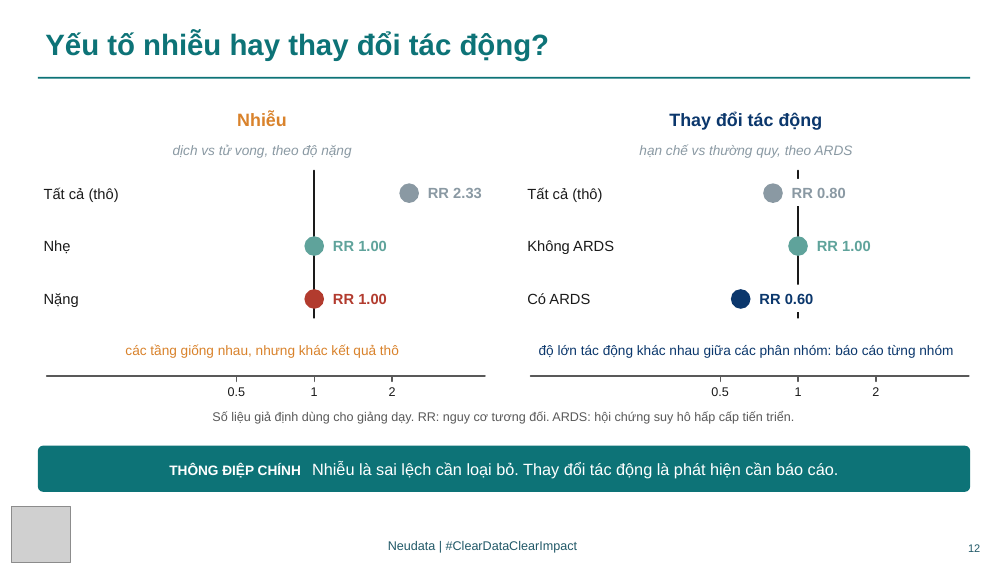
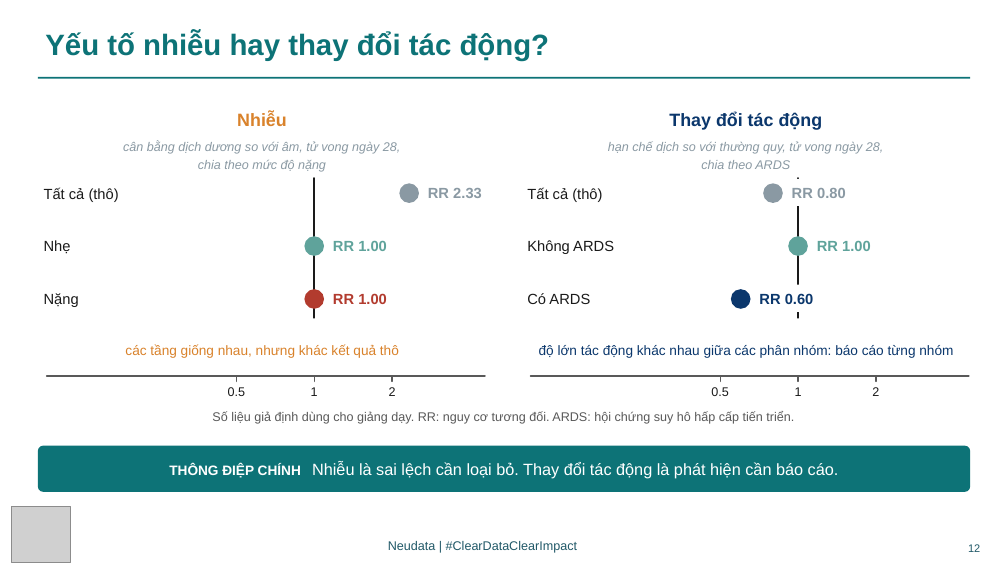
Before and after one commit to neu-data/FoundationsofClinicalResearch, a slide deck: slide 12 of vi/files/slides/Session_4_VN.pptx. Drawn at 1008x567 pixels with LibreOffice and Linux fonts; fonts in the diff are those of the drawing; grey boxes stand for pictures. Boxes give left, top, right and bottom in pixels: in the first picture for what was removed or moved away, otherwise in the second. Text is boxed around its words. In the diff, an @@ line names an element or a change of style, - is before the commit and + after.

Commit message:
Rebuild site for course v3.15 (registry wording, Lectures 3 to 5 fixes)

```diff
--- a/vi/files/slides/Session_4_VN.pptx
+++ b/vi/files/slides/Session_4_VN.pptx
@@ text at (123, 141, 400, 172): text changed; size 13 to 12 pt @@
-dịch vs tử vong, theo độ nặng
+cân bằng dịch dương so với âm, tử vong ngày 28,
+chia theo mức độ nặng
@@ text at (608, 141, 883, 169): text changed; size 13 to 12 pt @@
-hạn chế vs thường quy, theo ARDS
+hạn chế dịch so với thường quy, tử vong ngày 28,
+chia theo ARDS
@@ line moved from (315, 171) - (315, 318) to (315, 178) - (315, 318) @@
@@ line moved from (799, 171) - (799, 318) to (799, 178) - (799, 318) @@
```
Also in this commit, not shown: 5 other slides changed, 44 other files.
